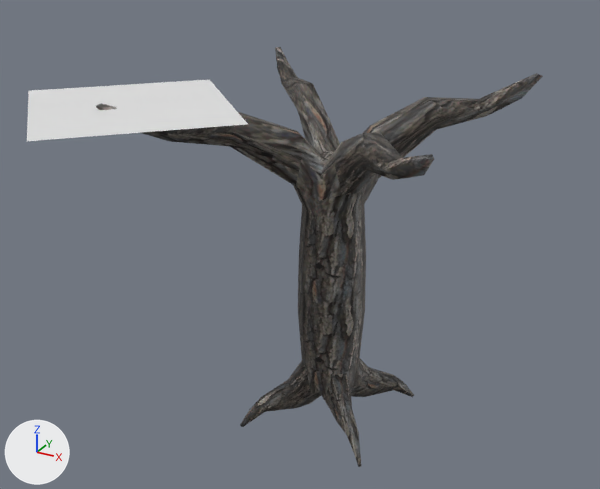
A saved change to the Blender file Deserter/Assets/Mesh/Props/tree00.blend.
Before and after are seen from a 50 mm lens placed at (5.55, -11.2, 8.55), pointed at (-0.49, -0.22, 3.05). Every picture has the same lights, and +X, +Y and +Z are marked at lower left.

The older version as bpy lines, for what is in view:
```python
me_cylinder = bpy.data.meshes.new('Cylinder')
me_cylinder.from_pydata(...)  # 282 vertices, 280 faces; spans x -2.51..2.51, y -2.55..2.55, z -0.19..5.66
me_cylinder.polygons.foreach_set('use_smooth', [True] * 280)
me_cylinder.materials.append(mat_matbark)  # picture img_barktex01_png
me_plane = bpy.data.meshes.new('Plane')
me_plane.from_pydata([(-2.19, -4.13, 5.59), (-0.21, -2.15, 5.59), (-4.17, -2.15, 5.59), (-2.19, -0.17, 5.59)], [], [(0, 1, 3, 2)])
ob_plane = bpy.data.objects.new('Plane', me_plane)
ob_plane.location = (0.0, 0.0, 0.0)
ob_tree0 = bpy.data.objects.new('tree0', me_cylinder)
ob_tree0.location = (0.0, 0.0, 0.0)
```
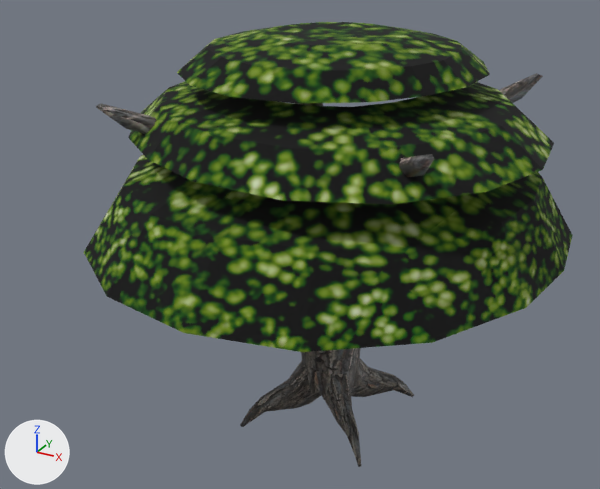
What changed in the scene script:
```text
Add img_leavestex02_png:
    img_leavestex02_png = load_image('LeavesTex02.png', '../../Textures/LeavesTex02.png', 256, 256, 'sRGB')
Add mat_matleaves02:
    mat_matleaves02 = bpy.data.materials.new('MatLeaves02')
    # uses the picture img_leavestex02_png
Add me_plane_1:
    me_plane_1.from_pydata(...)  # 154 vertices, 112 faces; spans x -3.68..3.68, y -4.06..4.06, z 3.45..6.48
    me_plane_1.materials.append(mat_matleaves02)
Remove ob_plane:
    ob_plane = bpy.data.objects.new('Plane', me_plane)
    ob_plane.location = (0.0, 0.0, 0.0)
Add ob_leaves:
    ob_leaves = bpy.data.objects.new('leaves', me_plane_1)
    ob_leaves.location = (0.0, 0.0, 0.0)
```

Pixel boxes (x1, y1, x2, y2) of what changed, in the pictures (600 x 489 px):
'leaves', added
    after: (84, 22, 573, 352)
'Plane', deleted
    before: (27, 80, 248, 141)
'tree0', unchanged, covered by the edit
    before: (96, 47, 543, 467)
    after: (96, 73, 543, 467)
